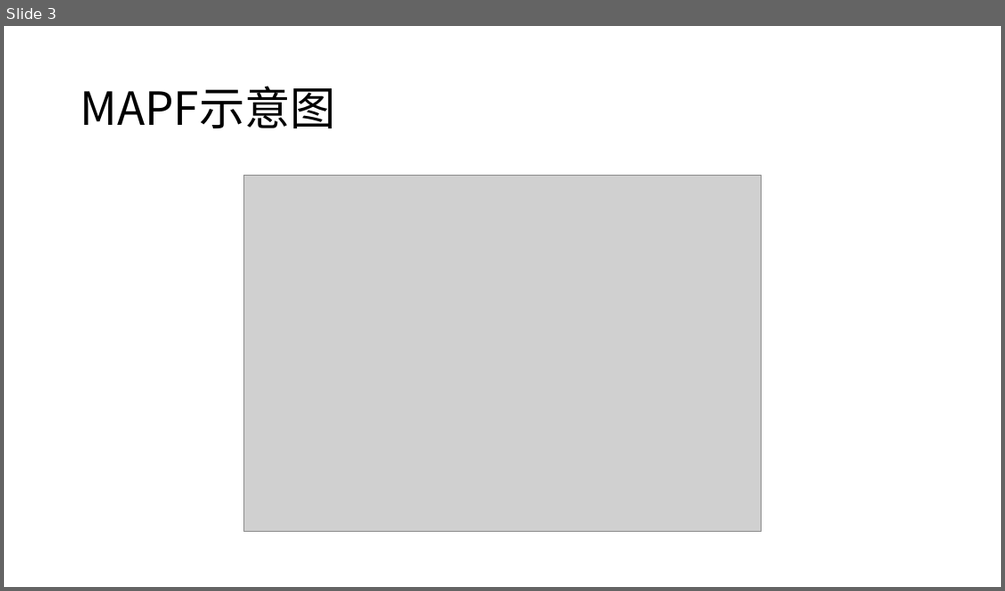
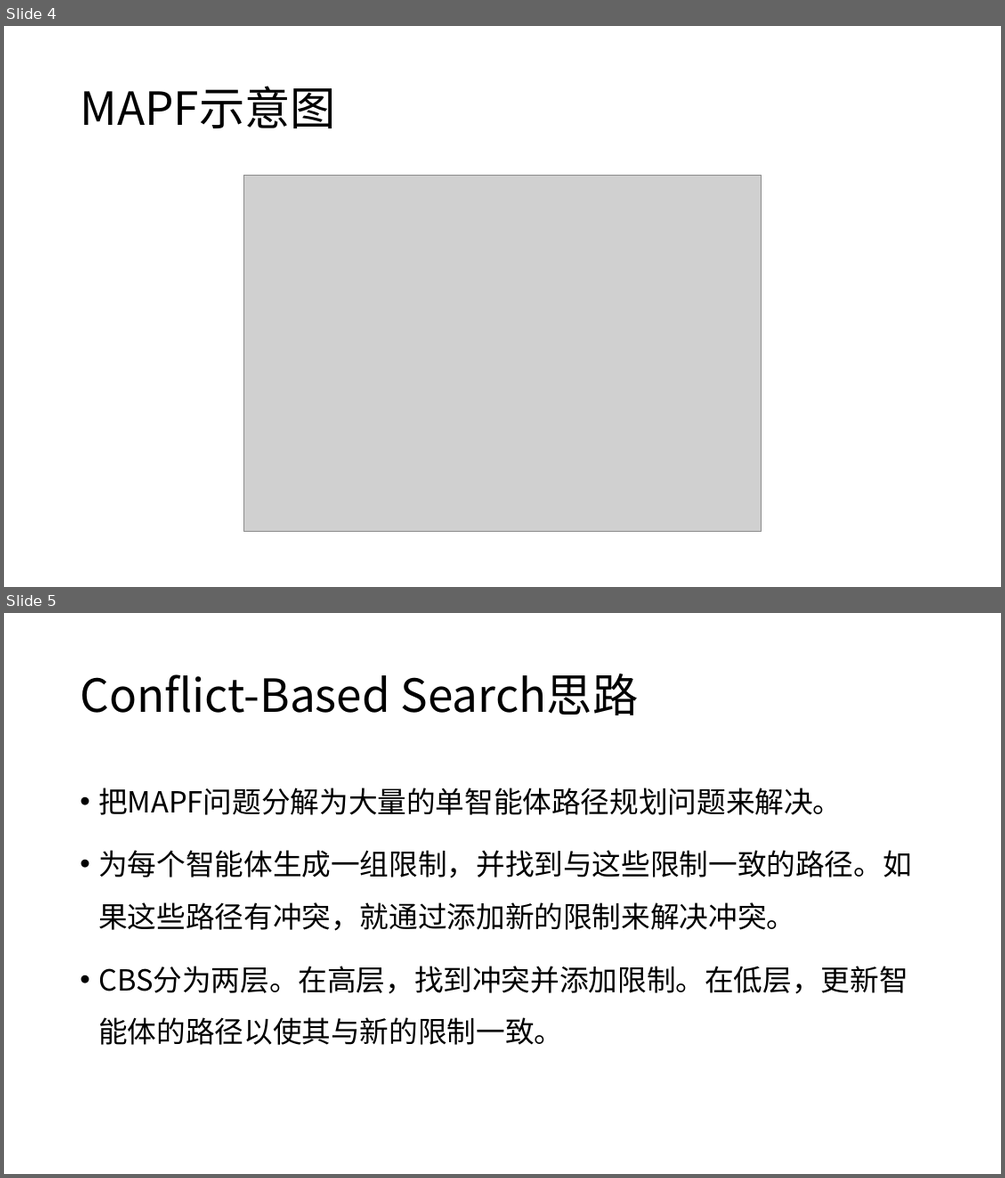
Before and after one commit to ssfc/npbenchmark, a slide deck: npbenchmark-main/MAPF/CBS.pptx. Shown one above the other, each under a label of ours: slide 3 before the commit, slides 4 and 5 after it. The pictures are 1005x591 and 1005x1178 pixels, drawn with LibreOffice and Linux fonts; fonts in the diff are those of the drawing; grey boxes stand for pictures. Boxes give left, top, right and bottom in pixels: in the first picture for what was removed or moved away, otherwise in the second. Text is boxed around its words. In the diff, an @@ line names an element or a change of style, - is before the commit and + after.

```diff
--- a/npbenchmark-main/MAPF/CBS.pptx
+++ b/npbenchmark-main/MAPF/CBS.pptx
@@ slide 5 added at (4, 613, 1001, 1174), background #FFFFFF @@
@@ title added at (80, 674, 639, 715), 44 pt, text #000000 @@
+Conflict-Based Search思路
@@ text added at (98, 787, 911, 1045), 28 pt, text #000000 @@
+• 把MAPF问题分解为大量的单智能体路径规划问题来解决。
+• 为每个智能体生成一组限制，并找到与这些限制一致的路径。如果这些路径有冲突，就通过添加新的限制来解决冲突。
+• CBS分为两层。在高层，找到冲突并添加限制。在低层，更新智能体的路径以使其与新的限制一致。
@@ what was slide 3 is now slide 4 @@
```
Also in this commit, not shown: 1 slide changed, 2 other slides added.
